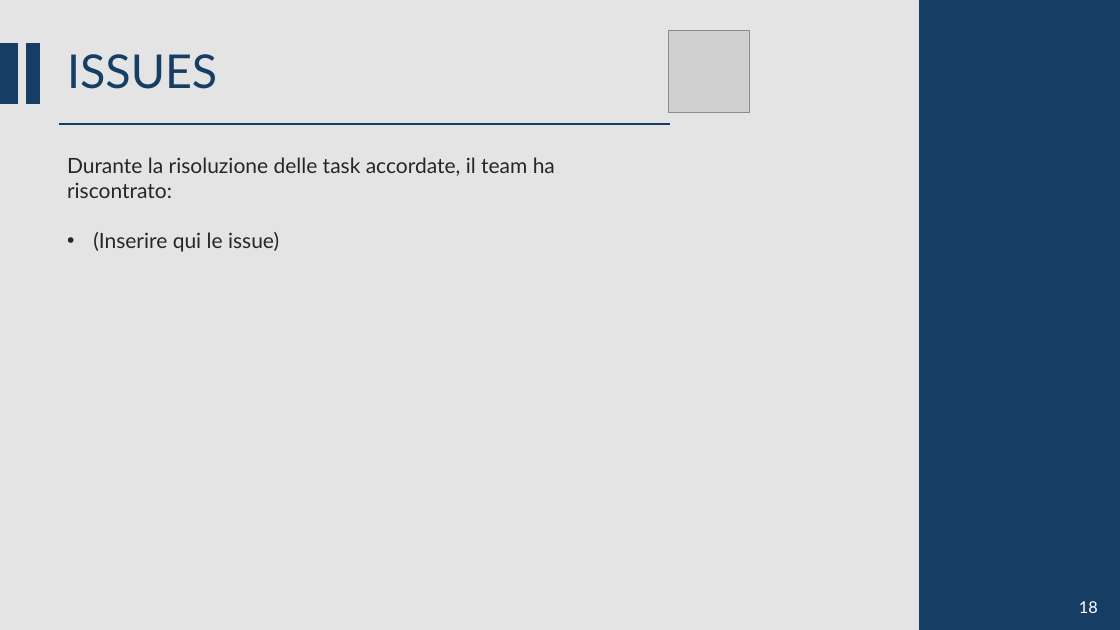
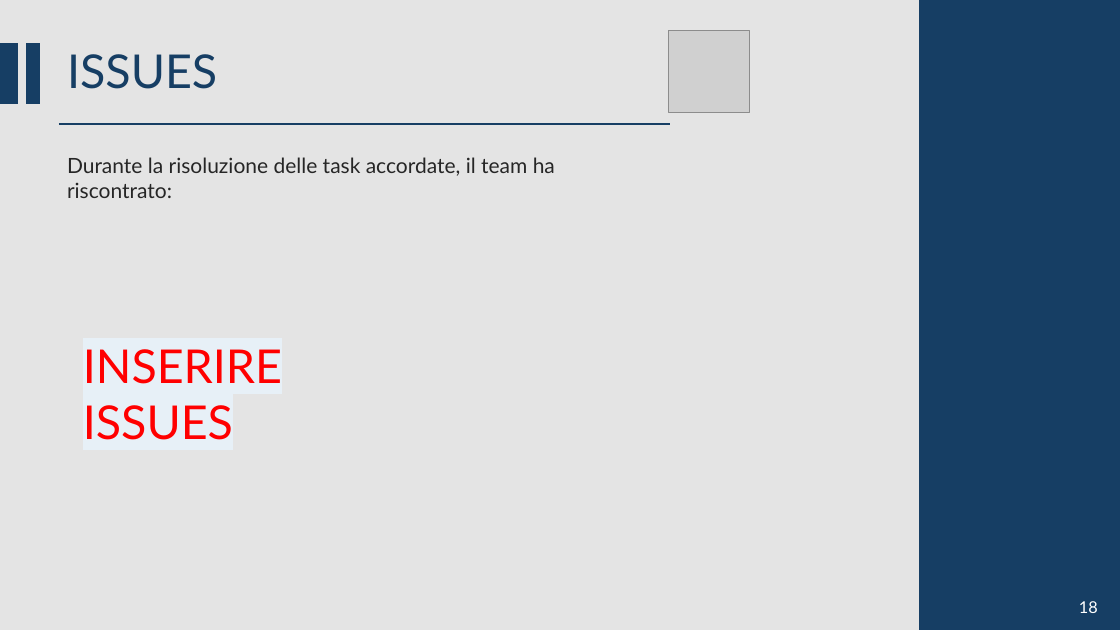
Before and after one commit to CSW-Teams/MS3-docs, a slide deck: slide 13 of ShiftsHappen/Sprint 2/CSW Sprint 2.pptm (slide 10 before the commit). Drawn at 1120x630 pixels with LibreOffice and Linux fonts; fonts in the diff are those of the drawing; grey boxes stand for pictures. Boxes give left, top, right and bottom in pixels: in the first picture for what was removed or moved away, otherwise in the second. Text is boxed around its words. In the diff, an @@ line names an element or a change of style, - is before the commit and + after.

```diff
--- a/ShiftsHappen/Sprint 2/CSW Sprint 2.pptm
+++ b/ShiftsHappen/Sprint 2/CSW Sprint 2.pptm
@@ text at (93,232,279,252): paragraph removed @@
-• (Inserire qui le issue)
@@ text added at (83,349,282,440), 40 pt, text #FF0000 @@
+INSERIRE ISSUES
```
Also in this commit, not shown: 6 other slides changed, 4 slides added, 1 slide removed.
